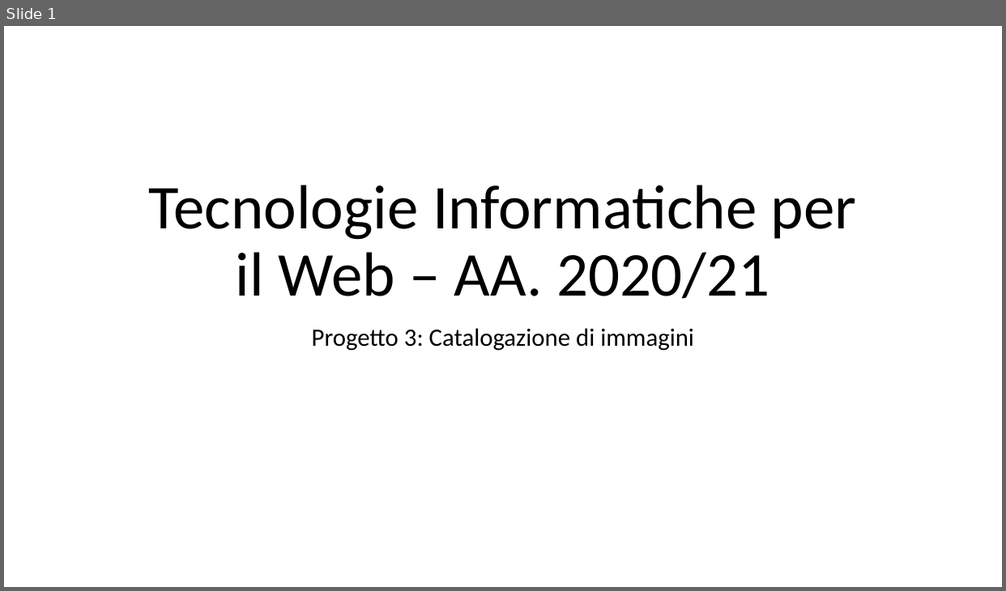
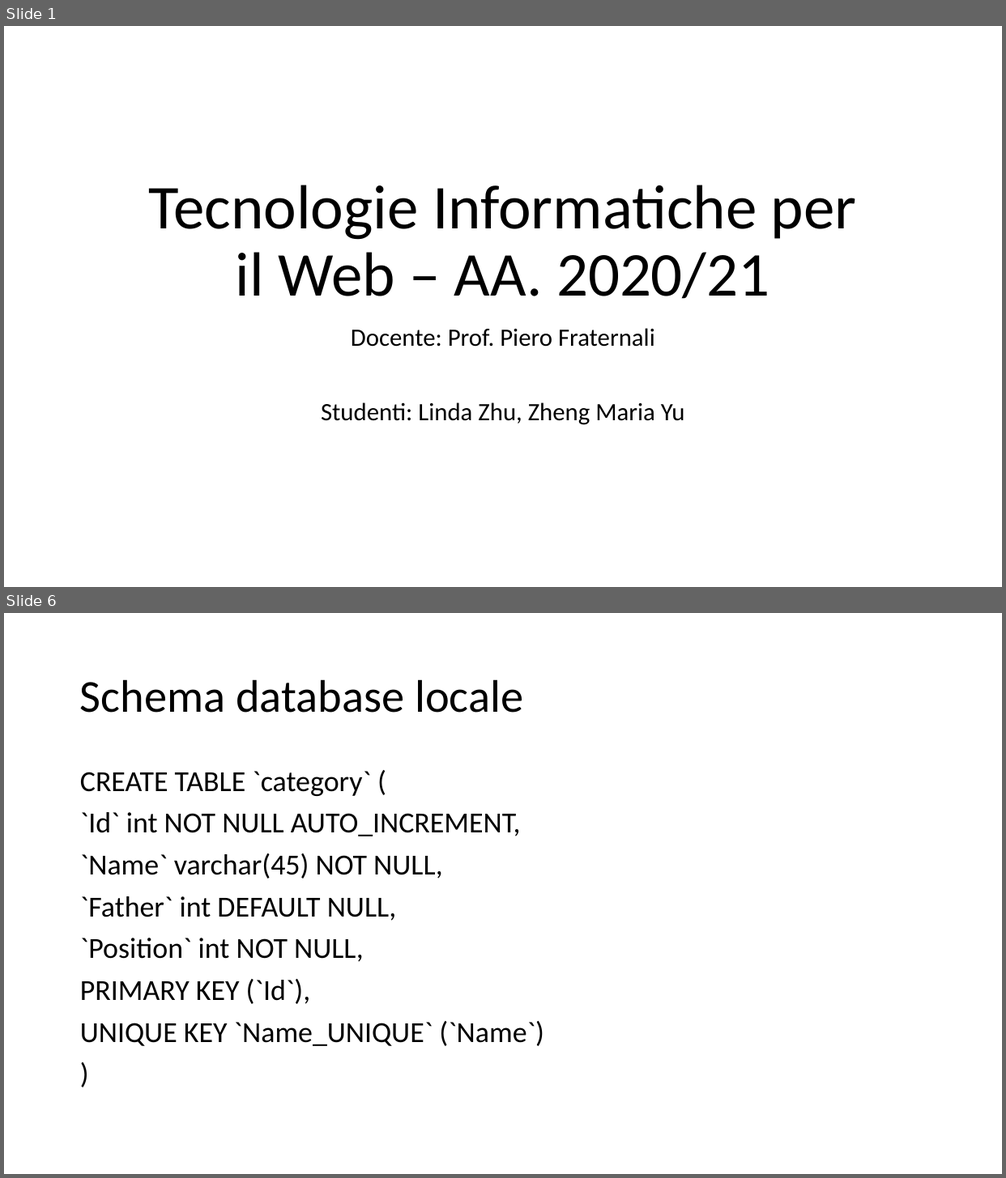
Before and after one commit to Trixyz28/TIW-ImgCatalog, a slide deck: Documents/TIWProject.pptx. Shown one above the other, each under a label of ours: slide 1 before the commit, slides 1 and 6 after it; the slides between them are not shown. The pictures are 1006x591 and 1006x1178 pixels, drawn with LibreOffice and Linux fonts; fonts in the diff are those of the drawing. Boxes give left, top, right and bottom in pixels: in the first picture for what was removed or moved away, otherwise in the second. Text is boxed around its words. In the diff, an @@ line names an element or a change of style, - is before the commit and + after.

```diff
--- a/Documents/TIWProject.pptx
+++ b/Documents/TIWProject.pptx
@@ slide 6 added at <box>4,613,1002,1174</box>, background #FFFFFF @@
@@ title added at <box>80,679,523,713</box>, 44 pt, text #000000 @@
+Schema database locale
@@ text added at <box>80,771,544,1046</box>, 28 pt, text #000000 @@
+CREATE TABLE `category` (
+`Id` int NOT NULL AUTO_INCREMENT,
+`Name` varchar(45) NOT NULL,
+`Father` int DEFAULT NULL,
+`Position` int NOT NULL,
+PRIMARY KEY (`Id`),
+UNIQUE KEY `Name_UNIQUE` (`Name`)
+)
@@ slide 1 changed as well @@
@@ subtitle at <box>321,328,685,425</box>: text changed @@
-Progetto 3: Catalogazione di immagini
+Docente: Prof. Piero Fraternali
+Studenti: Linda Zhu, Zheng Maria Yu
```
Also in this commit, not shown: 1 other slide changed, 9 other slides added, 6 other files.
